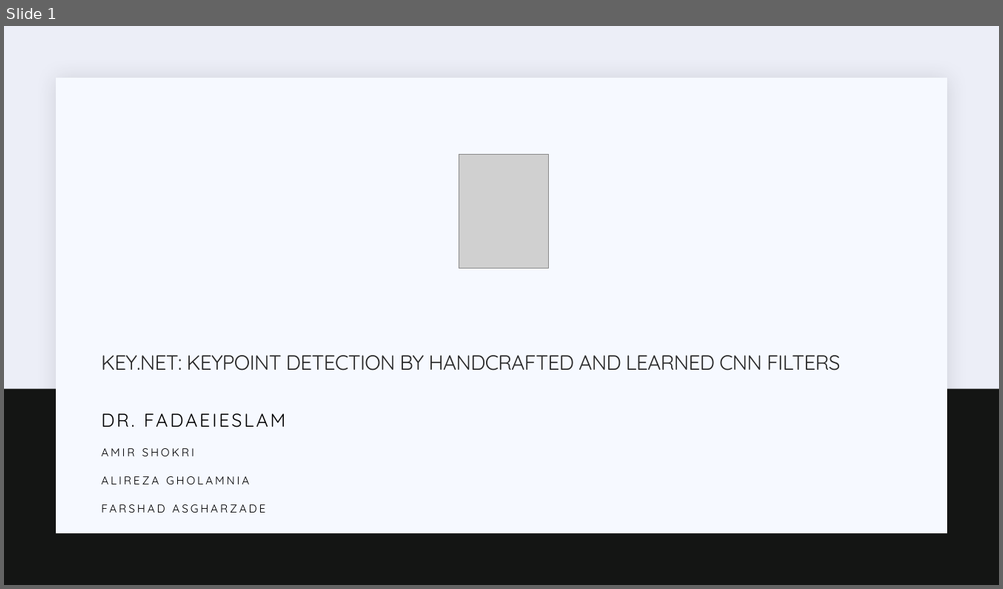
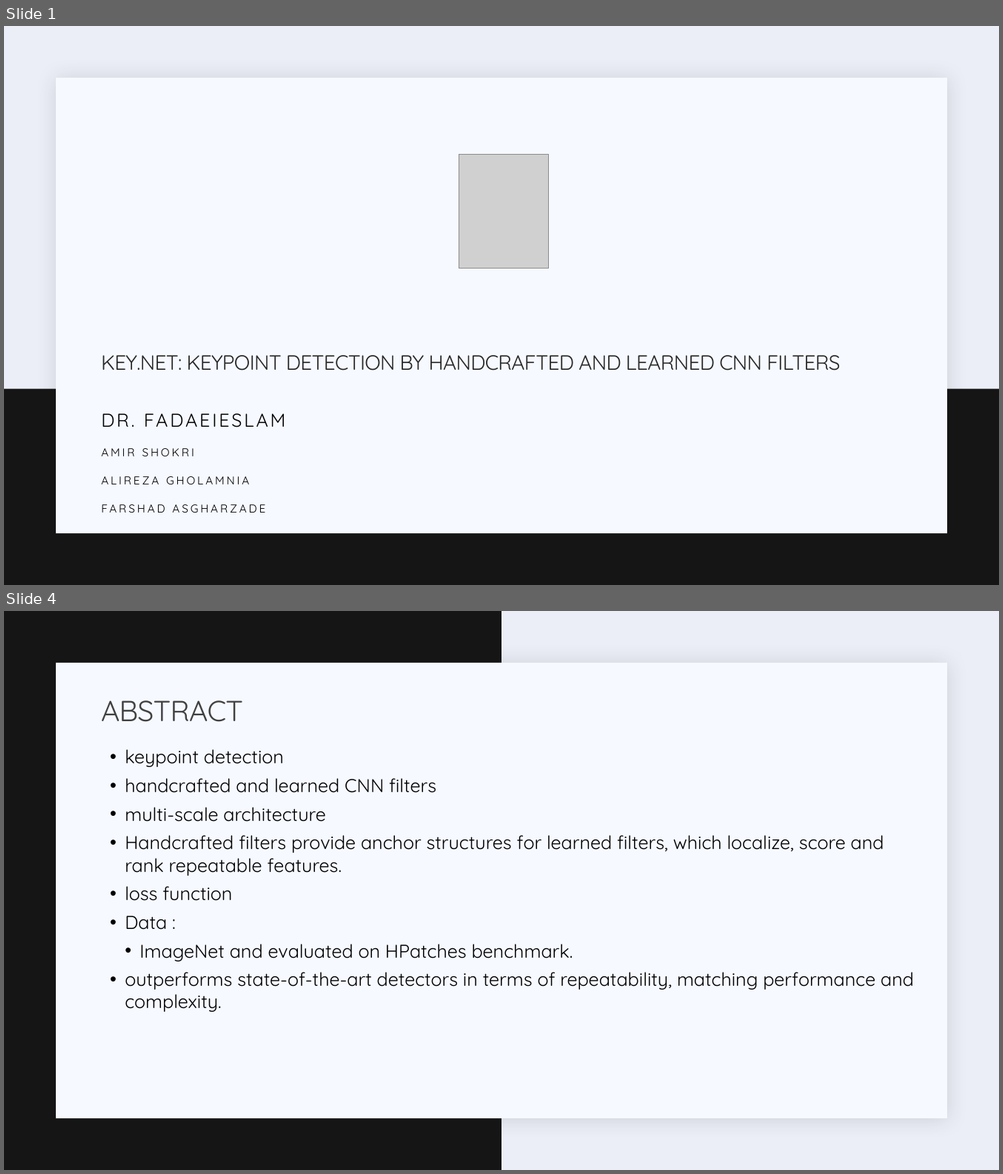
Before and after one commit to semnan-university-ai/Key.Net, a slide deck: slides.pptx. Shown one above the other, each under a label of ours: slide 1 before the commit, slides 1 and 4 after it; the slides between them are not shown. The pictures are 1003x589 and 1003x1174 pixels, drawn with LibreOffice and Linux fonts; fonts in the diff are those of the drawing; grey boxes stand for pictures. Boxes give left, top, right and bottom in pixels: in the first picture for what was removed or moved away, otherwise in the second. Text is boxed around its words. In the diff, an @@ line names an element or a change of style, - is before the commit and + after.

```diff
--- a/slides.pptx
+++ b/slides.pptx
@@ slide 4 added at <box>4,611,999,1170</box>, background #ECEEF7; not listed: 1 template element that a slide beside it also shows @@
@@ rectangle added at <box>4,611,502,1170</box>, fill #141514 @@
@@ title added at <box>101,701,243,722</box>, 28 pt, text #404040 @@
+ABSTRACT
@@ text added at <box>125,749,913,1012</box>, 18 pt, text #000000 @@
+  • keypoint detection
+  • handcrafted and learned CNN filters
+  • multi-scale architecture
+  • Handcrafted filters provide anchor structures for learned filters, which localize, score and rank repeatable features.
+  • loss function
+  • Data :
+    • ImageNet and evaluated on HPatches benchmark.
+  • outperforms state-of-the-art detectors in terms of repeatability, matching performance and complexity.
```
Also in this commit, not shown: 11 slides changed, 20 other slides added, 10 slides removed, 4 other files.
